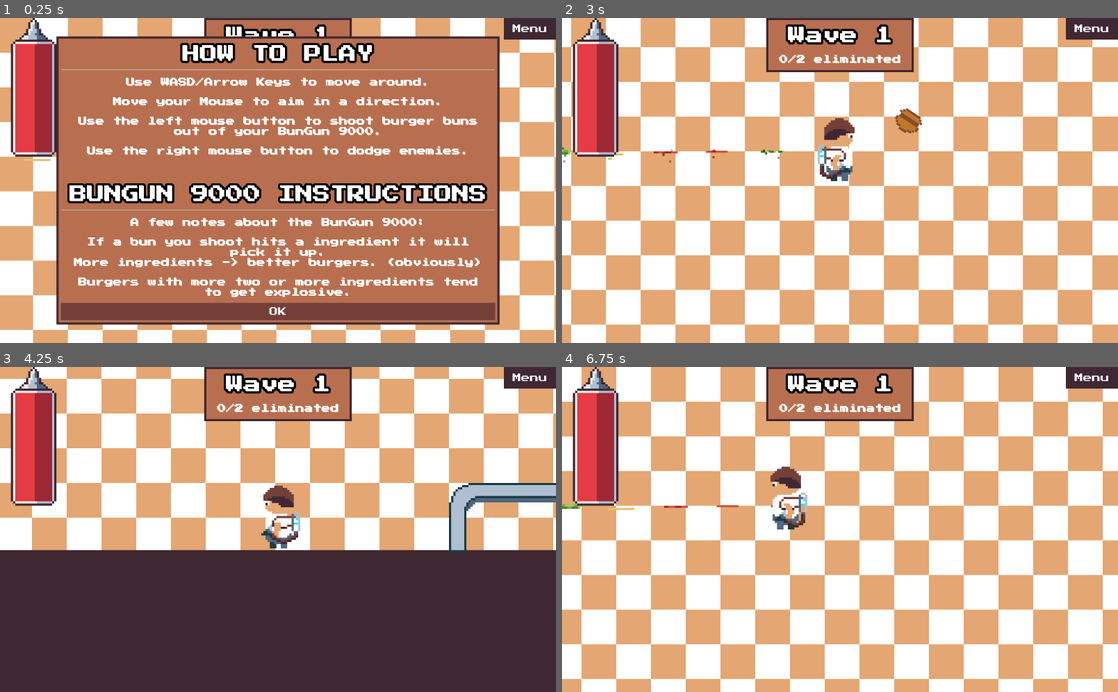
Above: before the commit, frames 1-4 (two rows, left to right).
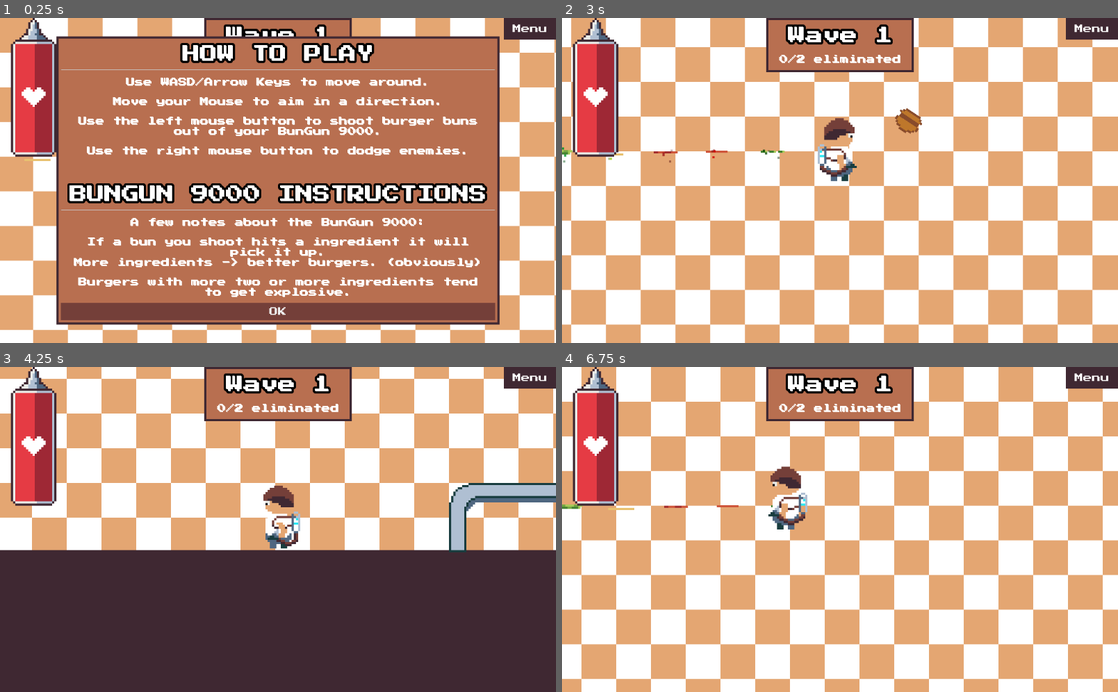
Above: after the commit, the same moments.

Repository: dardanbujupaj/night-shift
Game: Godot game, scene res://scenes/Diner.tscn
Same seed, same stepped clock (60 frames per second), same inputs: the game is played once before the commit and once after it. Sound files missing from this copy of the repository are replaced by a short silence.
Inputs (mouse positions are in pixels of both pictures, inside the frame that each line leads up to):
- Up to frame 1 (0.25 s): no input
- Up to frame 2 (3 s): click "OK" at 0.5 s; click "Menu" at 1.25 s; move the mouse to (962, 164) at 2.02 s; hold D (move_right) 2.03-2.75 s; right-click (962, 164) at 2.1 s; click "Resume" at 2.75 s
- Up to frame 3 (4.25 s): move the mouse to (166, 545) at 3.52 s; hold S (move_down) from 3.53 s (still down); click (166, 545) at 3.6 s
- Up to frame 4 (6.75 s): move the mouse to (895, 458) at 4.27 s; release S (move_down) at 4.28 s; hold D (move_right) 4.28-5.03 s; hold R 4.28-5.03 s; move the mouse to (812, 594) at 5.02 s; hold W (move_up) 5.03-5.78 s; right-click (812, 594) at 5.1 s; move the mouse to (1006, 578) at 5.77 s; press the mouse at (1006, 578) at 5.78 s; hold A (move_left) from 5.78 s (still down); move the mouse to (673, 480) at 6.52 s; release the mouse at (673, 480) at 6.53 s; tap R at 6.6 s

The runs differ from the first frame. In frame 1, 0.2% of the frame differs, in the area x 3-9%, y 21-28%; in frame 2, 0.4%, in the area x 3-54%, y 21-51%; in frame 3, 0.4%; in frame 4, 0.4%.

Commit message:
Add heart to health bar. Fix overwriting highscore.

Diff:
--- a/GameOverPopup.tscn
+++ b/GameOverPopup.tscn
@@ -11,7 +11,6 @@
 font_data = ExtResource( 3 )
 
 [node name="GameOverPopup" type="PopupPanel"]
-visible = true
 margin_right = 624.0
 margin_bottom = 244.0
 theme = ExtResource( 2 )
--- a/scenes/GameOverPopup.gd
+++ b/scenes/GameOverPopup.gd
@@ -21,7 +21,7 @@
 		var score = Score.get(key)
 		var highscore = Score.get_highscore(key)
 
-		if score != highscore:
+		if score > highscore:
 			Score.set_highscore(key, score)
 
 		var label = Label.new()
--- a/scenes/character/Character.tscn
+++ b/scenes/character/Character.tscn
@@ -89,7 +89,7 @@
 position = Vector2( 0, -16 )
 frames = SubResource( 12 )
 animation = "walk"
-frame = 3
+frame = 1
 playing = true
 
 [node name="DodgeAudioStreamPlayer" type="AudioStreamPlayer2D" parent="."]
Binary file changed: scenes/character/healthbar_bottle.aseprite
Binary file changed: scenes/character/healthbar_bottle/healthbar_bottle_bottle.png
Binary file changed: scenes/character/healthbar_bottle/healthbar_bottle_empty.png
Binary file changed: scenes/character/healthbar_bottle/healthbar_bottle_ketchup.png
